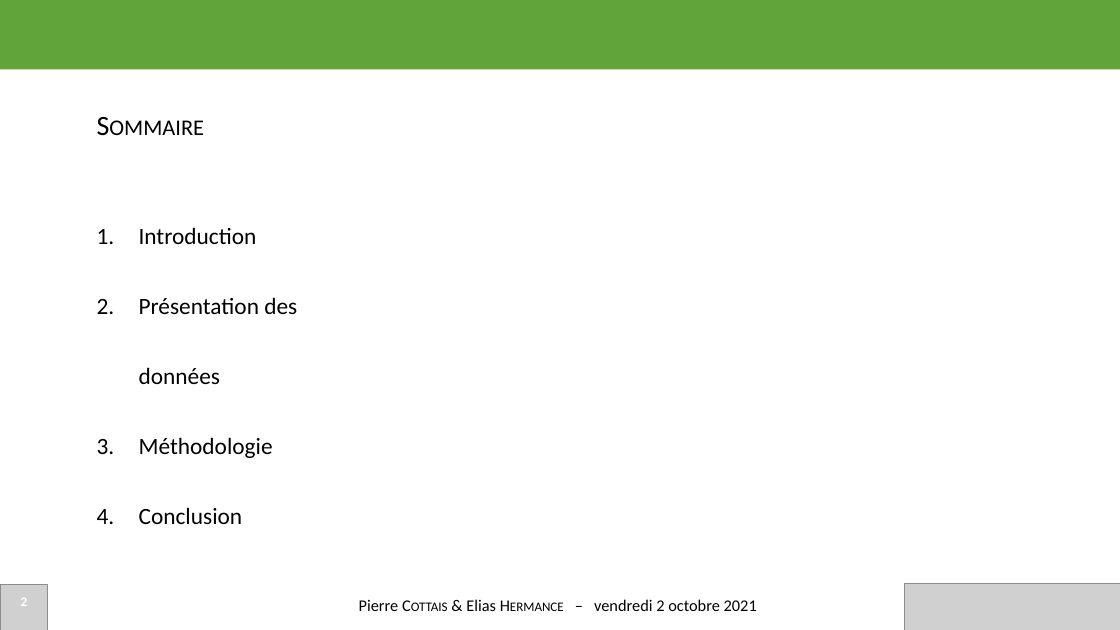
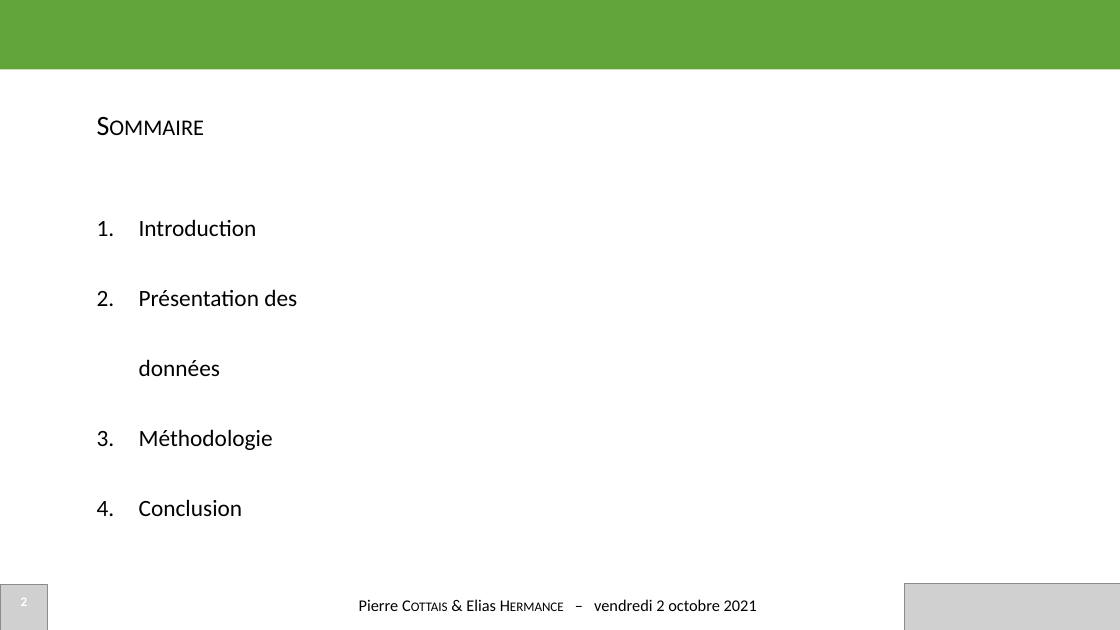
Before and after one commit to Easill/ML_photo, a slide deck: slide 2 of presentation.pptx. Drawn at 1120x630 pixels with LibreOffice and Linux fonts; fonts in the diff are those of the drawing; grey boxes stand for pictures. Boxes give left, top, right and bottom in pixels: in the first picture for what was removed or moved away, otherwise in the second. Text is boxed around its words. In the diff, an @@ line names an element or a change of style, - is before the commit and + after.

```diff
--- a/presentation.pptx
+++ b/presentation.pptx
@@ text "Introduction": place and size @@
-text "Introduction" at (139,227,297,524)
+text "Introduction" at (139,219,297,516)
```
Also in this commit, not shown: 5 other slides changed, 2 slides added.
